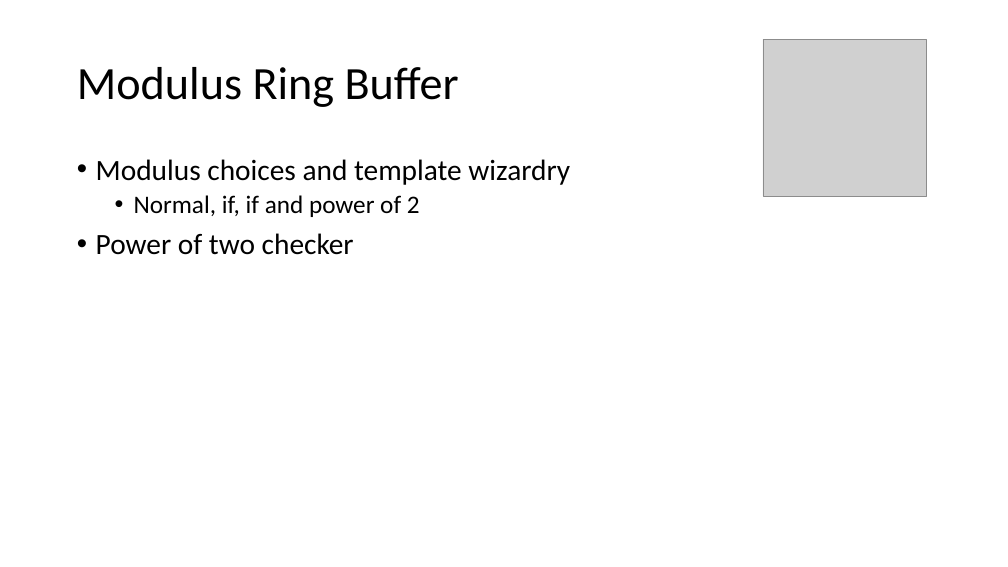
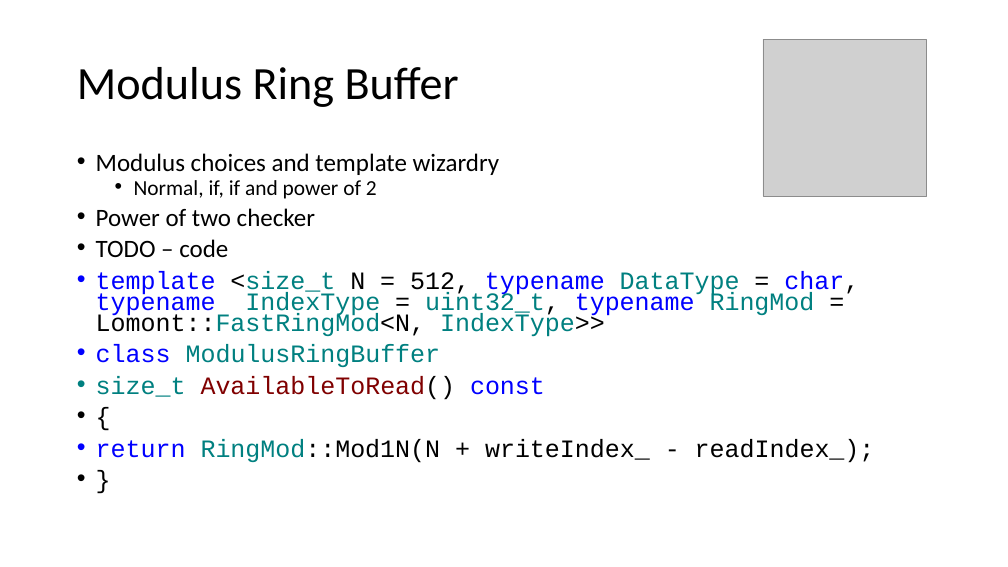
Before and after one commit to ChrisLomont/RingBuffer, a slide deck: slide 18 of Making a Ringbuffer.pptx (slide 17 before the commit). Drawn at 1008x567 pixels with LibreOffice and Linux fonts; fonts in the diff are those of the drawing; grey boxes stand for pictures. Boxes give left, top, right and bottom in pixels: in the first picture for what was removed or moved away, otherwise in the second. Text is boxed around its words. In the diff, an @@ line names an element or a change of style, - is before the commit and + after.

Commit message:
cleanup, data

```diff
--- a/Making a Ringbuffer.pptx
+++ b/Making a Ringbuffer.pptx
@@ text at (96,153,500,226): size 28 to 23.8 pt in "Modulus choices and template wizardry", "Power of two checker"; size 24 to 20.4 pt in "Normal, if, if and power of 2"; line spacing 0.9 to 0.7 @@
@@ text at (96,239,875,463): paragraphs added @@
+• TODO – code
+• template <size_t N = 512, typename DataType = char, typename IndexType = uint32_t, typename RingMod = Lomont::FastRingMod<N, IndexType>>
+• class ModulusRingBuffer
+• size_t AvailableToRead() const
+• {
+• return RingMod::Mod1N(N + writeIndex_ - readIndex_);
+• }
```
Also in this commit, not shown: 8 other slides changed, 8 slides added, 3 slides removed, 4 other files.
